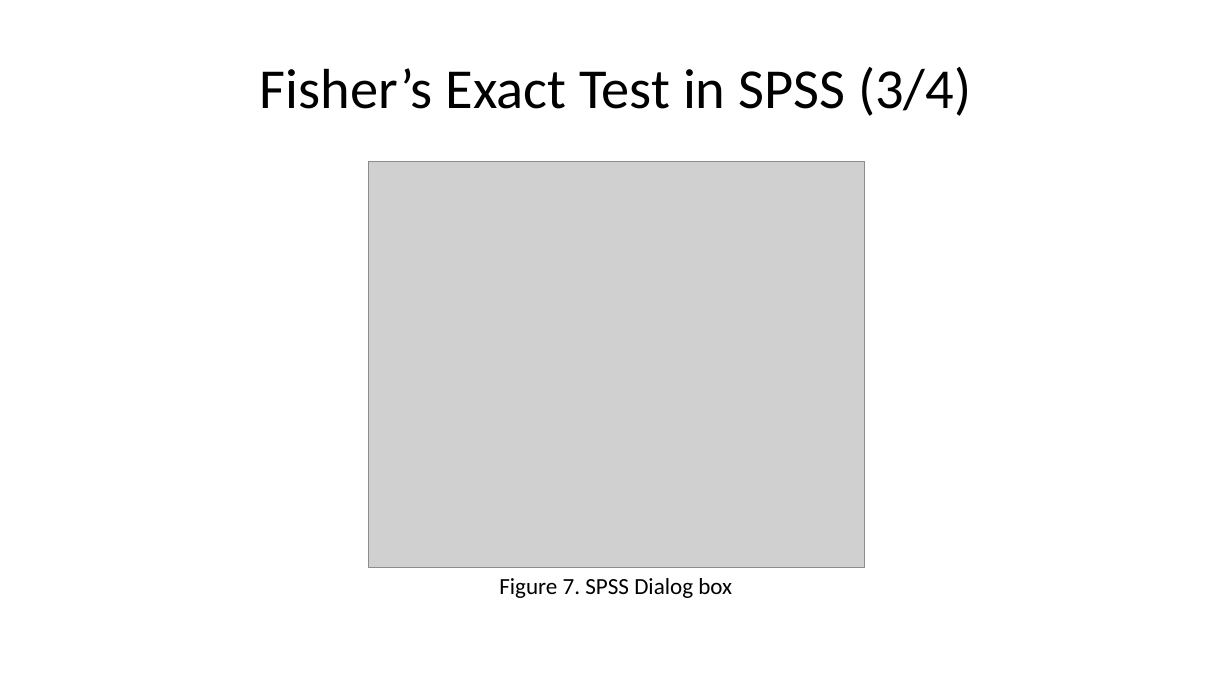
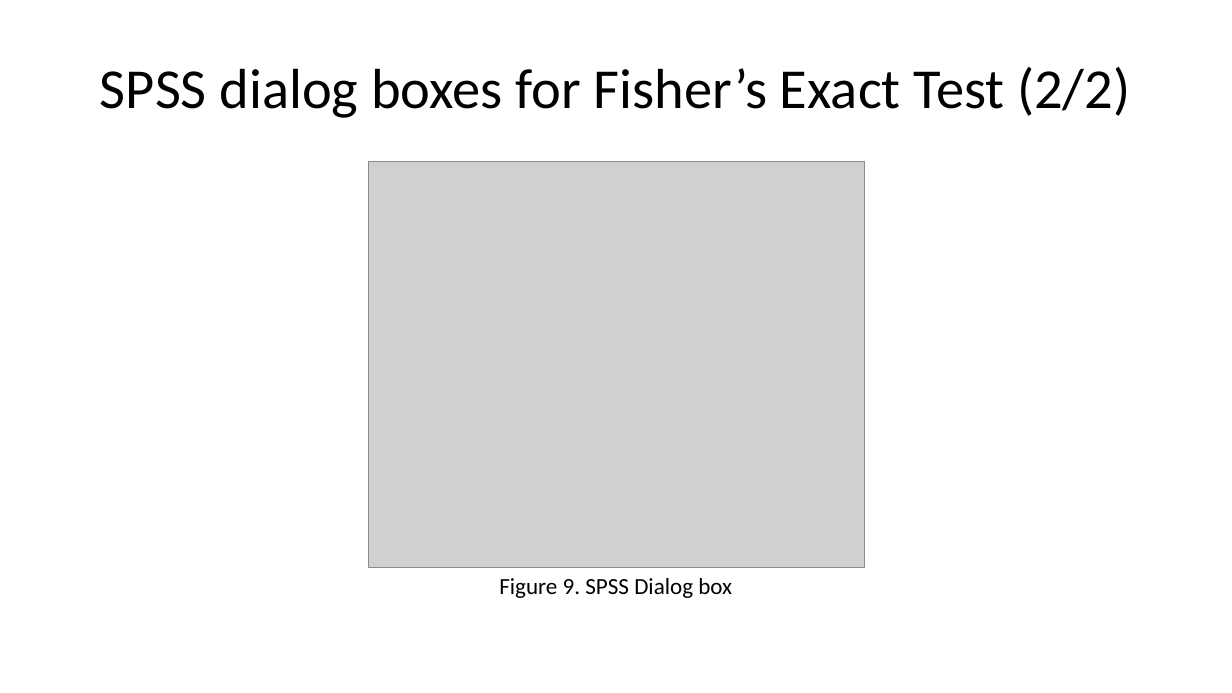
Before and after one commit to pmean/talks, a slide deck: slide 20 of exact-tests/results/exact-and-randomization-tests.pptx. Drawn at 1232x693 pixels with LibreOffice and Linux fonts; fonts in the diff are those of the drawing; grey boxes stand for pictures. Boxes give left, top, right and bottom in pixels: in the first picture for what was removed or moved away, otherwise in the second. Text is boxed around its words. In the diff, an @@ line names an element or a change of style, - is before the commit and + after.

Commit message:
Added titanic examples to exact-tests

```diff
--- a/exact-tests/results/exact-and-randomization-tests.pptx
+++ b/exact-tests/results/exact-and-randomization-tests.pptx
@@ title at bbox=[100, 67, 1130, 118]: text changed @@
-Fisher’s Exact Test in SPSS (3/4)
+SPSS dialog boxes for Fisher’s Exact Test (2/2)
@@ text at bbox=[499, 578, 732, 598]: text changed @@
-Figure 7. SPSS Dialog box
+Figure 9. SPSS Dialog box
```
Also in this commit, not shown: 26 other slides changed, 14 slides added, 5 slides removed, 9 other files.
